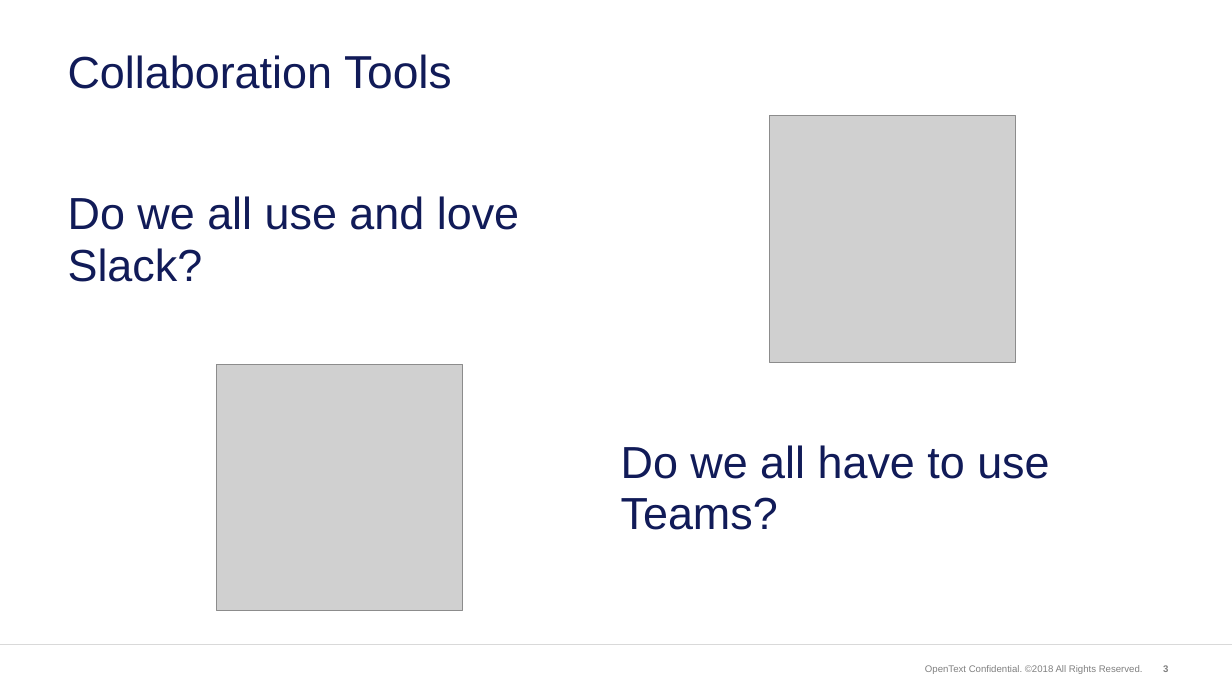
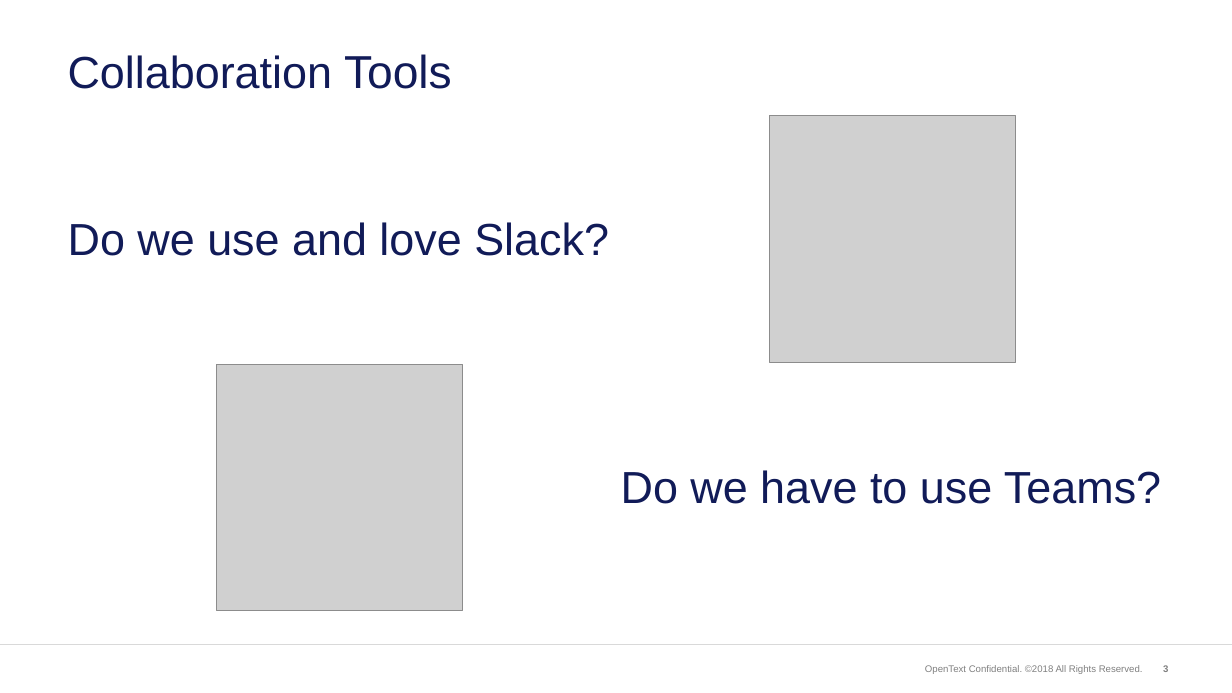
Before and after one commit to brettmillerb/Presentations, a slide deck: slide 3 of LonPSUGPresentation.pptx. Drawn at 1232x693 pixels with LibreOffice and Linux fonts; fonts in the diff are those of the drawing; grey boxes stand for pictures; background and template pictures are left out. Boxes give left, top, right and bottom in pixels: in the first picture for what was removed or moved away, otherwise in the second. Text is boxed around its words. In the diff, an @@ line names an element or a change of style, - is before the commit and + after.

```diff
--- a/LonPSUGPresentation.pptx
+++ b/LonPSUGPresentation.pptx
@@ title at [68,222,609,256]: text changed @@
-Do we all use and love Slack?
+Do we use and love Slack?
@@ text at [621,470,1161,504]: text changed @@
-Do we all have to use Teams?
+Do we have to use Teams?
```
Also in this commit, not shown: 3 other slides changed, 1 other file.
